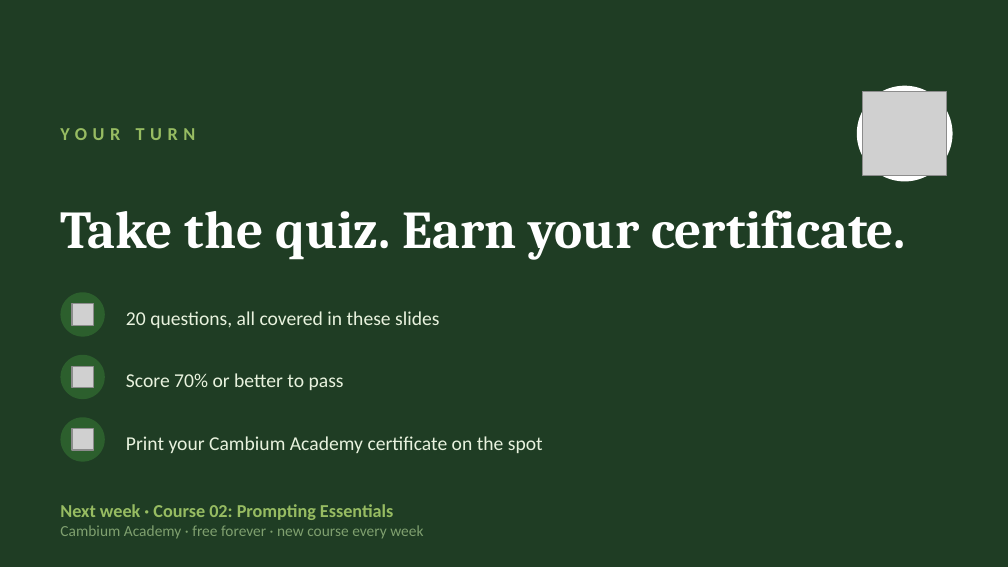
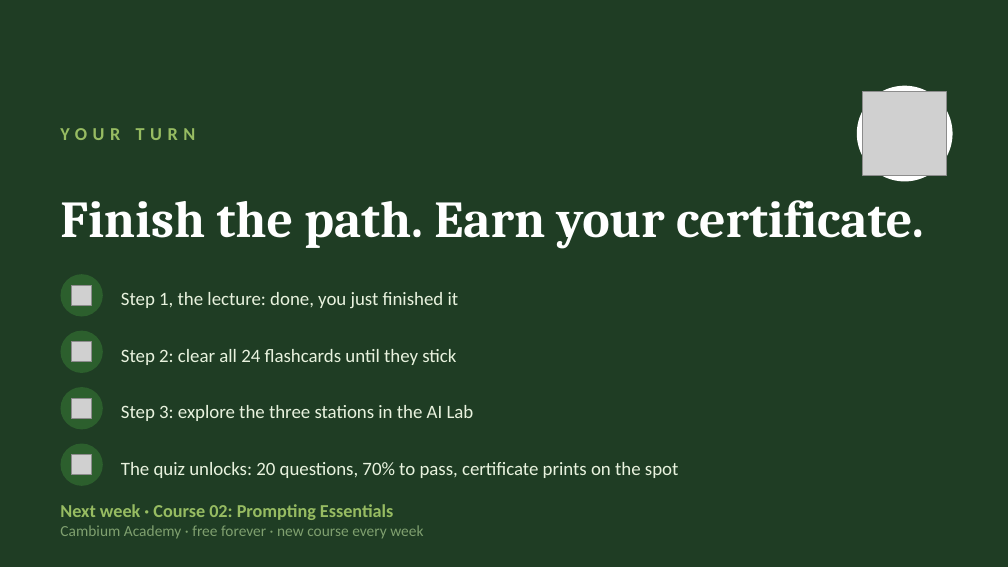
Before and after one commit to pkjaslam/Cambium_AI, a slide deck: slide 36 of courses/course-01-intro-to-ai/slides/Cambium-Academy-Course01-Intro-to-AI.pptx. Drawn at 1008x567 pixels with LibreOffice and Linux fonts; fonts in the diff are those of the drawing; grey boxes stand for pictures. Boxes give left, top, right and bottom in pixels: in the first picture for what was removed or moved away, otherwise in the second. Text is boxed around its words. In the diff, an @@ line names an element or a change of style, - is before the commit and + after.

```diff
--- a/courses/course-01-intro-to-ai/slides/Cambium-Academy-Course01-Intro-to-AI.pptx
+++ b/courses/course-01-intro-to-ai/slides/Cambium-Academy-Course01-Intro-to-AI.pptx
@@ text at [60, 200, 924, 248]: text changed; size 38 to 37 pt @@
-Take the quiz. Earn your certificate.
+Finish the path. Earn your certificate.
@@ ellipse: place and size @@
-ellipse at [60, 292, 105, 337]
+ellipse at [60, 274, 103, 317]
@@ picture: place and size @@
-picture at [72, 366, 93, 387]
+picture at [72, 285, 92, 305]
@@ text at [121, 292, 459, 308]: text changed; size 14 to 13.5 pt @@
-20 questions, all covered in these slides
+Step 1, the lecture: done, you just finished it
@@ picture removed at [72, 303, 93, 325] @@
@@ ellipse: place and size @@
-ellipse at [60, 355, 105, 399]
+ellipse at [60, 331, 103, 373]
@@ picture added at [72, 342, 92, 362] @@
@@ text at [121, 349, 456, 365]: text changed; size 14 to 13.5 pt @@
-Score 70% or better to pass
+Step 2: clear all 24 flashcards until they stick
@@ ellipse: place and size @@
-ellipse at [60, 417, 105, 462]
+ellipse at [60, 387, 103, 429]
@@ picture added at [72, 398, 92, 418] @@
@@ text at [121, 405, 474, 421]: text changed; size 14 to 13.5 pt @@
-Print your Cambium Academy certificate on the spot
+Step 3: explore the three stations in the AI Lab
@@ ellipse added at [60, 444, 103, 486], fill #2C5F2D @@
@@ picture: place and size @@
-picture at [72, 428, 93, 450]
+picture at [72, 455, 92, 475]
@@ text added at [121, 462, 678, 478], 13.5 pt, text #E8F2DE @@
+The quiz unlocks: 20 questions, 70% to pass, certificate prints on the spot
```
Also in this commit, not shown: 1 other slide changed, 16 other files.
